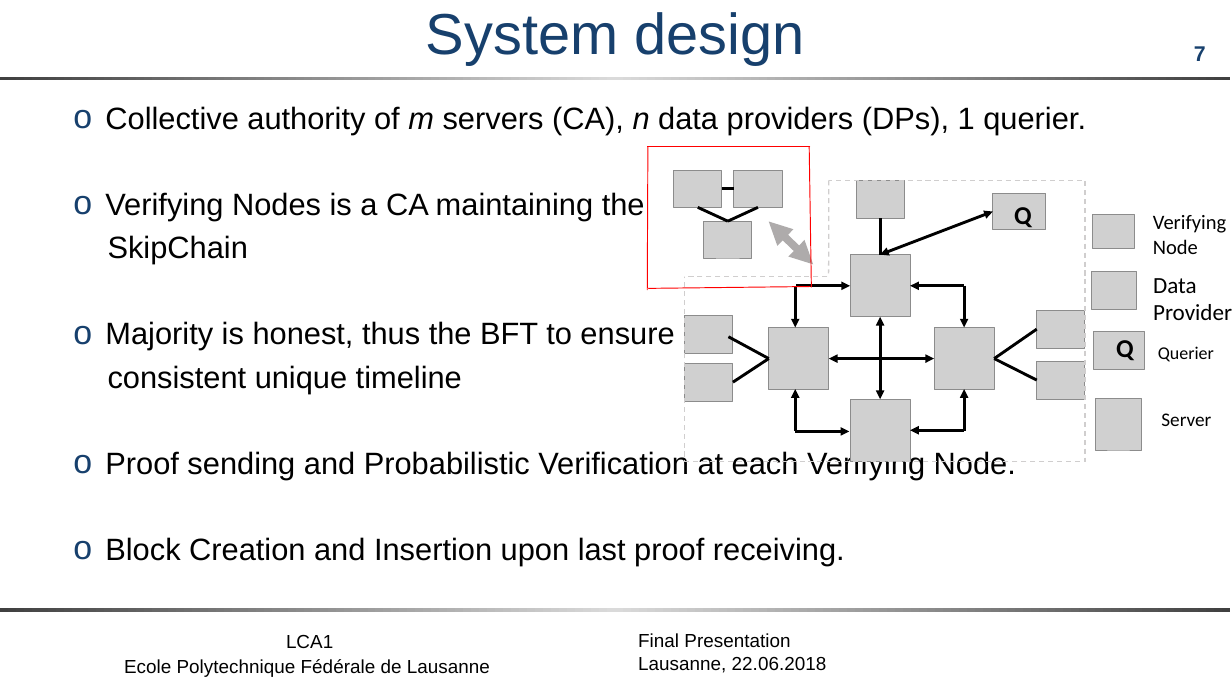
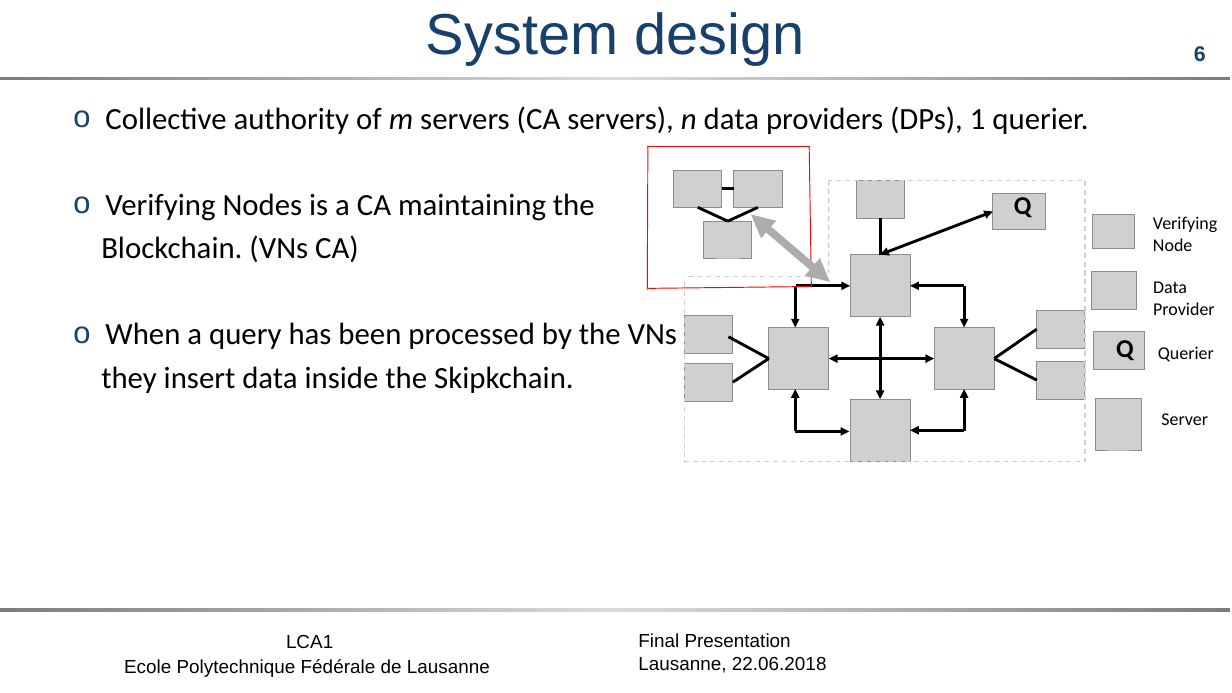
Before and after one commit to maxpr/MasterProjectDocuments, a slide deck: slide 6 of OPT/doc/FinalPresentation.pptx (slide 7 before the commit). Drawn at 1232x693 pixels with LibreOffice and Linux fonts; fonts in the diff are those of the drawing; grey boxes stand for pictures; background and template pictures are left out. Boxes give left, top, right and bottom in pixels: in the first picture for what was removed or moved away, otherwise in the second. Text is boxed around its words. In the diff, an @@ line names an element or a change of style, - is before the commit and + after.

```diff
--- a/OPT/doc/FinalPresentation.pptx
+++ b/OPT/doc/FinalPresentation.pptx
@@ page number at (1194, 46, 1206, 61): text changed @@
-7
+6
@@ rectangle at (0, 77, 1231, 80): fill gradient #818181 to #DADADA to gradient #7D7D7D to #DADADA @@
@@ text at (105, 106, 1088, 134): text changed; font Arial to Calibri @@
-o Collective authority of m servers (CA), n data providers (DPs), 1 querier.
+o Collective authority of m servers (CA servers), n data providers (DPs), 1 querier.
@@ text at (105, 193, 595, 221): font Arial to Calibri in "Verifying Nodes is a CA maintaining the" @@
@@ text "Q": place and size @@
-text "Q" at (1014, 207, 1032, 230)
+text "Q" at (1014, 193, 1032, 218)
@@ text "Verifying Node" at (1153, 216, 1217, 251): size 16 to 14 pt @@
@@ text at (101, 235, 677, 393): text changed; font Arial to Calibri @@
-SkipChain
-o Majority is honest, thus the BFT to ensure
-consistent unique timeline
-o Proof sending and Probabilistic Verification at each Verifying Node.
-o Block Creation and Insertion upon last proof receiving.
+Blockchain. (VNs CA)
+o When a query has been processed by the VNs
+they insert data inside the Skipkchain.
@@ double arrow moved from (769, 222) - (813, 264) to (751, 214) - (830, 282) @@
@@ text "Data Provider" at (1153, 281, 1215, 315): size 18 to 14 pt @@
@@ text "Server" at (1161, 413, 1208, 425): size 15 to 14 pt @@
@@ rectangle at (0, 608, 1231, 612): fill gradient #818181 to #DADADA to gradient #7D7D7D to #DADADA @@
```
Also in this commit, not shown: 5 other slides changed, 30 slides added, 6 slides removed, 8 other files.
